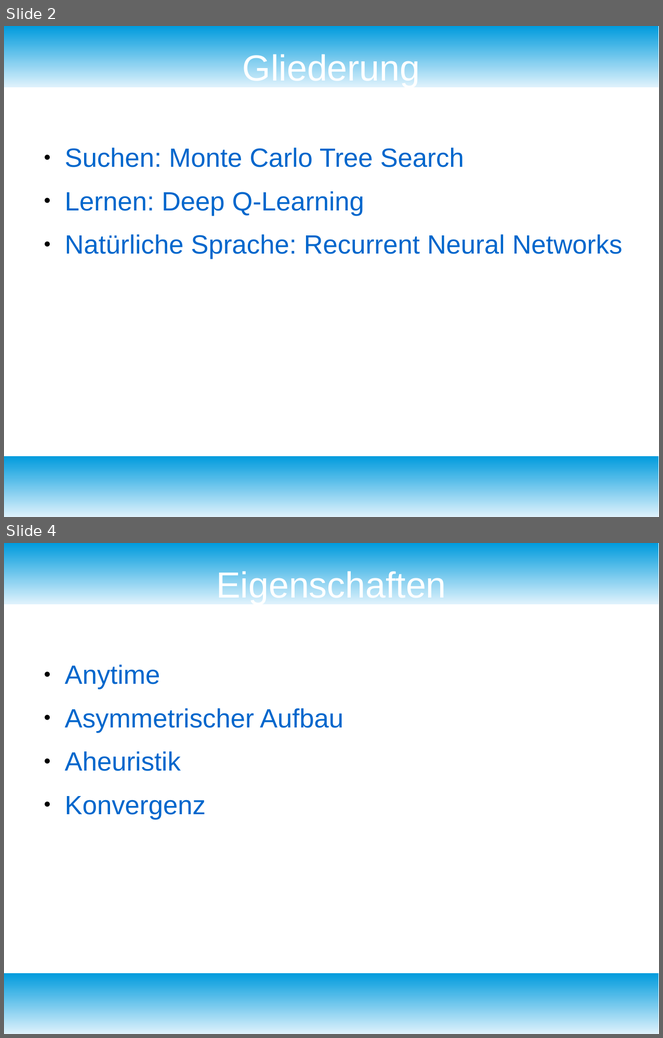
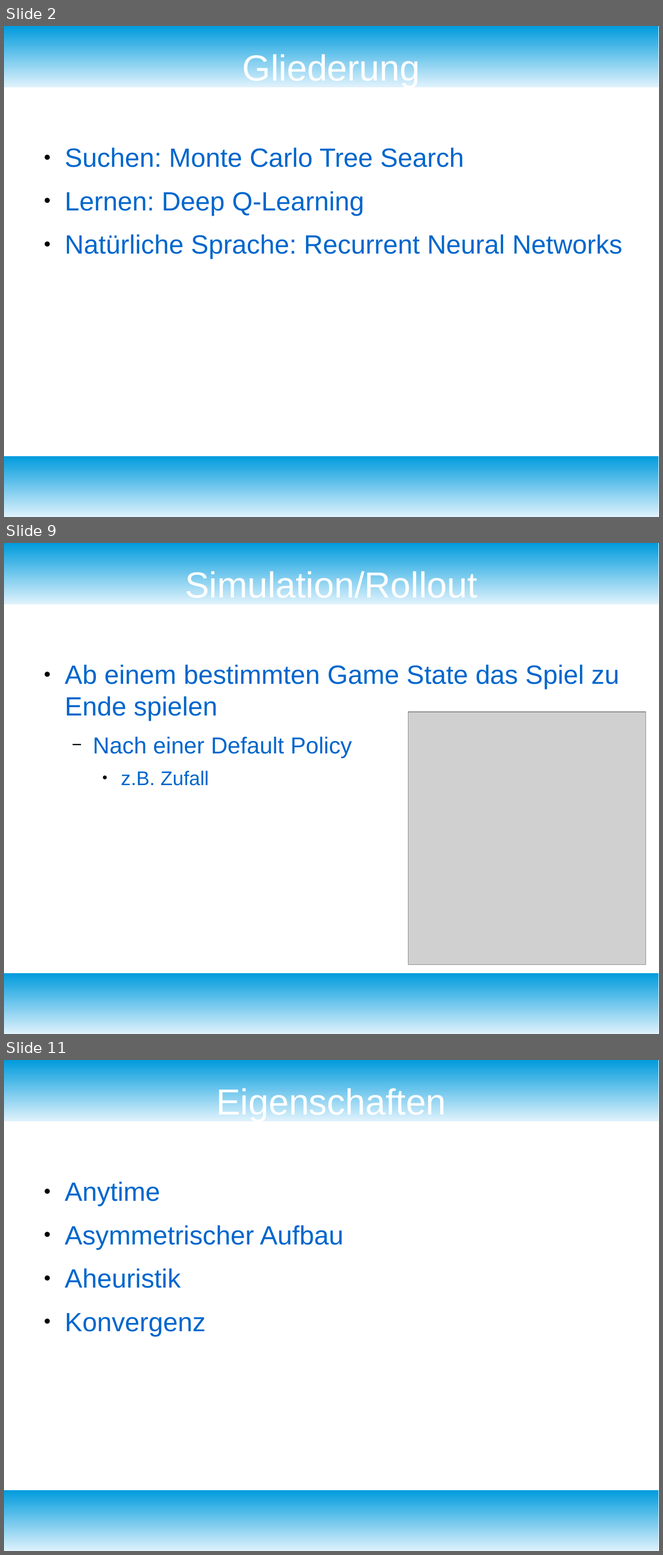
Before and after one commit to fnehmer/haw-is-assignment, a slide deck: Präsentation/is_praesentation.odp. Shown one above the other, each under a label of ours: slides 2 and 4 before the commit, slides 2, 9 and 11 after it; the slides between them are not shown. The pictures are 663x1038 and 663x1555 pixels, drawn with LibreOffice and Linux fonts; fonts in the diff are those of the drawing; grey boxes stand for pictures. Boxes give left, top, right and bottom in pixels: in the first picture for what was removed or moved away, otherwise in the second. Text is boxed around its words. In the diff, an @@ line names an element or a change of style, - is before the commit and + after.

```diff
--- a/Präsentation/is_praesentation.odp
+++ b/Präsentation/is_praesentation.odp
@@ slide 9 added at (x1=4, y1=543, x2=659, y2=1034), background #FFFFFF; not listed: 2 template elements that a slide beside it also shows @@
@@ title added at (x1=185, y1=568, x2=477, y2=604), 44 pt, text #FFFFFF @@
+Simulation/Rollout
@@ text added at (x1=65, y1=665, x2=620, y2=786), 32 pt, text #0066CC @@
+● Ab einem bestimmten Game State das Spiel zu Ende spielen
+  − Nach einer Default Policy
+    ● z.B. Zufall
@@ picture added at (x1=408, y1=712, x2=646, y2=965) @@
@@ what was slide 4 is now slide 11 @@
```
Also in this commit, not shown: 1 slide changed, 10 other slides added, 1 slide removed, 6 other files.
